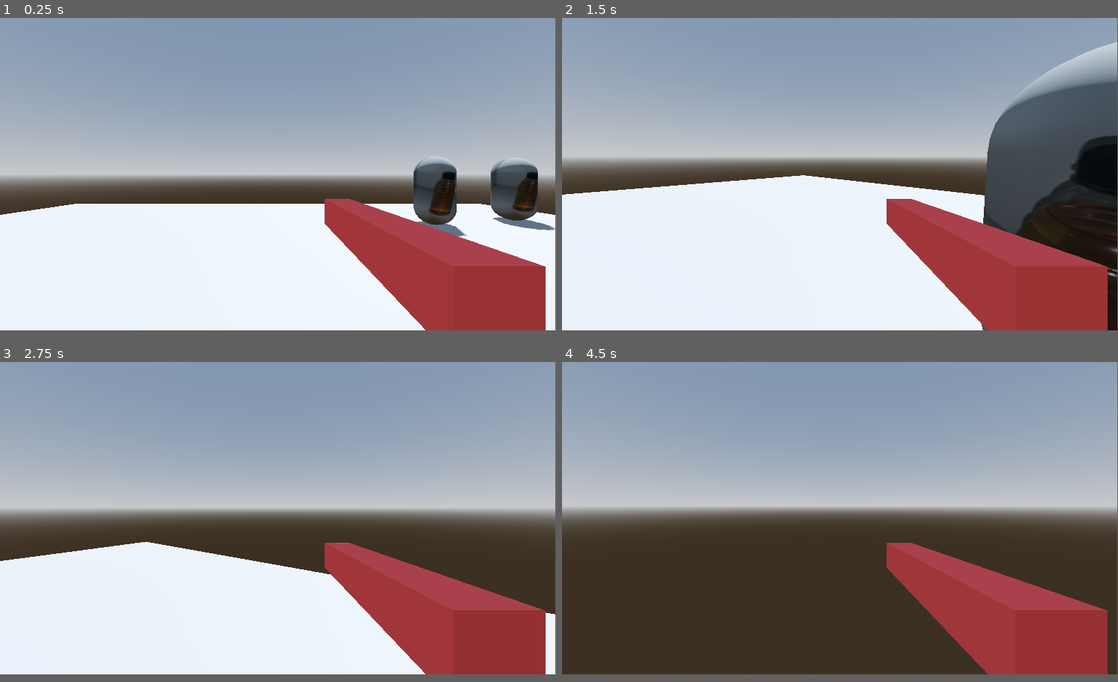
Above: before the commit, frames 1-4 (two rows, left to right).
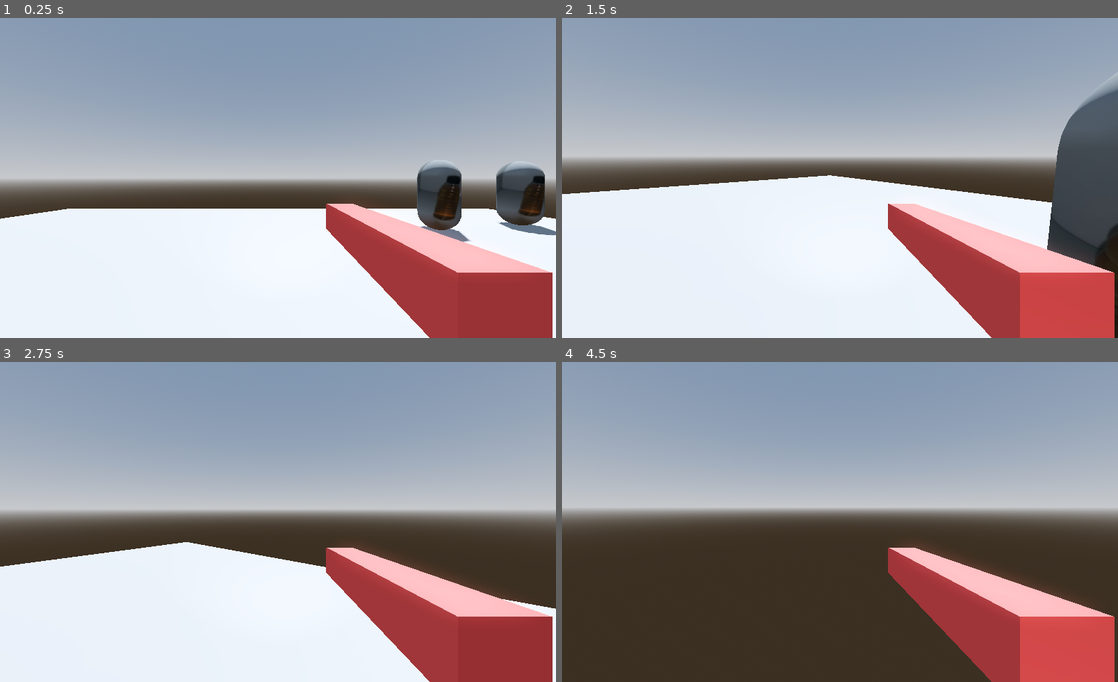
Above: after the commit, the same moments.

Repository: robinbruh/soppan
Game: Godot game, scene res://scene/mvp/mvp.tscn
Same seed, same stepped clock (60 frames per second), same inputs: the game is played once before the commit and once after it. This scene is started directly instead of the project's main scene.
Inputs (mouse positions are in pixels of both pictures, inside the frame that each line leads up to):
- Up to frame 1 (0.25 s): no input
- Up to frame 2 (1.5 s): tap Enter (ui_accept) at 0.5, 0.77 s; move the mouse to (962, 158) at 0.52 s; press the mouse at (962, 158) at 0.53 s; hold D (right) 0.53-1.28 s; move the mouse to (812, 174) at 1.27 s; release the mouse at (812, 174) at 1.28 s; hold W (forward) from 1.28 s (still down); click (812, 174) at 1.35 s
- Up to frame 3 (2.75 s): keep holding W (forward); tap Enter (ui_accept) at 1.52 s; move the mouse to (289, 512) at 2.02 s; press the mouse at (289, 512) at 2.03 s
- Up to frame 4 (4.5 s): keep holding W (forward); move the mouse to (834, 522) at 2.77 s; release the mouse at (834, 522) at 2.78 s; click (834, 522) at 2.85 s; tap Enter (ui_accept) at 3.02, 3.77 s; move the mouse to (878, 522) at 3.52 s; press the mouse at (878, 522) at 3.53 s; move the mouse to (795, 515) at 4.27 s; release the mouse at (795, 515) at 4.28 s; click (795, 515) at 4.35 s
In our replay, the window is 799x449 before the commit and 800x460 after it. These sizes can differ from the game's own. Grey fills any space a smaller window leaves; there, only what the larger window draws over its background counts as a difference.

The runs differ from the first frame. In frame 1, 9.8% of the frame differs, in the area x 0-100%, y 0-100%; in frame 2, 17%; in frame 3, 6.4%; in frame 4, 6.7%.

Commit message:
oliver-zone map

Diff:
--- a/prefabs/mvp/player/player.tscn
+++ b/prefabs/mvp/player/player.tscn
@@ -73,6 +73,7 @@
 script = ExtResource("1_0hm4p")
 
 [node name="MeshInstance3D" type="MeshInstance3D" parent="."]
+visible = false
 mesh = SubResource("CapsuleMesh_kl3de")
 
 [node name="CollisionShape3D" type="CollisionShape3D" parent="."]
@@ -97,5 +98,10 @@
 "": SubResource("AnimationLibrary_goe8l")
 }
 
+[node name="SpotLight3D" type="SpotLight3D" parent="Neck/Camera3D/hand"]
+transform = Transform3D(1, 0, 0, 0, 1, 0, 0, 0, 1, 0, 0, -0.37187)
+spot_range = 18.3875
+spot_angle = 35.1562
+
 [node name="RayCast3D" type="RayCast3D" parent="Neck/Camera3D"]
 target_position = Vector3(0, 0, -200)
--- /dev/null
+++ b/prefabs/tree/tree.tscn
@@ -0,0 +1,6 @@
+[gd_scene load_steps=2 format=3 uid="uid://bnymmn8gyh8vn"]
+
+[ext_resource type="PackedScene" uid="uid://bx61iv6xdvbmi" path="res://assets/models/oliver-zon/tree.glb" id="1_fioi3"]
+
+[node name="tree" instance=ExtResource("1_fioi3")]
+transform = Transform3D(0.5, 0, 0, 0, 0.5, 0, 0, 0, 0.5, 0, 0, 0)
--- a/project.godot
+++ b/project.godot
@@ -14,6 +14,12 @@
 run/main_scene="res://prefabs/mvp/world/ground.tscn"
 config/features=PackedStringArray("4.0", "Forward Plus")
 config/icon="res://icon.svg"
+
+[display]
+
+window/size/viewport_width=1334
+window/size/viewport_height=768
+window/stretch/mode="viewport"
 
 [input]
 
@@ -47,3 +53,7 @@
 "events": [Object(InputEventKey,"resource_local_to_scene":false,"resource_name":"","device":-1,"window_id":0,"alt_pressed":false,"shift_pressed":false,"ctrl_pressed":false,"meta_pressed":false,"pressed":false,"keycode":0,"physical_keycode":82,"key_label":0,"unicode":114,"echo":false,"script":null)
 ]
 }
+
+[rendering]
+
+renderer/rendering_method="gl_compatibility"
--- /dev/null
+++ b/scene/oliver-zon/oliver_zon.tscn
@@ -0,0 +1,77 @@
+[gd_scene load_steps=8 format=3 uid="uid://qx5y5ktr60hx"]
+
+[ext_resource type="PackedScene" uid="uid://ccbg5nkhk2wta" path="res://assets/models/oliver-zon/oliver-zon.glb" id="1_s17rd"]
+[ext_resource type="PackedScene" uid="uid://cgitq5peeas3c" path="res://prefabs/mvp/player/player.tscn" id="2_qvwdj"]
+[ext_resource type="PackedScene" uid="uid://bnymmn8gyh8vn" path="res://prefabs/tree/tree.tscn" id="3_ianrp"]
+[ext_resource type="PackedScene" path="res://assets/models/oliver-zon/rock.glb" id="4_6h5u3"]
+
+[sub_resource type="ProceduralSkyMaterial" id="ProceduralSkyMaterial_1nyif"]
+sky_top_color = Color(0, 0, 0, 1)
+sky_horizon_color = Color(0.5, 0.5, 0.5, 1)
+ground_bottom_color = Color(0, 0, 0, 1)
+ground_horizon_color = Color(0.5, 0.5, 0.5, 1)
+
+[sub_resource type="Sky" id="Sky_wwtnt"]
+sky_material = SubResource("ProceduralSkyMaterial_1nyif")
+
+[sub_resource type="Environment" id="Environment_7eyr0"]
+background_mode = 2
+sky = SubResource("Sky_wwtnt")
+
+[node name="world" type="Node3D"]
+
+[node name="WorldEnvironment" type="WorldEnvironment" parent="."]
+environment = SubResource("Environment_7eyr0")
+
+[node name="Player" parent="." instance=ExtResource("2_qvwdj")]
+transform = Transform3D(1, 0, 0, 0, 1, 0, 0, 0, 1, -40.2535, -1.77715, 45.6645)
+
+[node name="oliver-zon (ground model)" parent="." instance=ExtResource("1_s17rd")]
+
+[node name="tree" parent="oliver-zon (ground model)" instance=ExtResource("3_ianrp")]
+transform = Transform3D(0.5, 0, 0, 0, 0.5, 0, 0, 0, 0.5, -37.5036, 3.45052, 25.9986)
+
+[node name="tree2" parent="oliver-zon (ground model)" instance=ExtResource("3_ianrp")]
+transform = Transform3D(0.32743, 0, 0.377875, 0, 0.5, 0, -0.377875, 0, 0.32743, -29.3113, 3.24444, 30.9201)
+
+[node name="tree3" parent="oliver-zon (ground model)" instance=ExtResource("3_ianrp")]
+transform = Transform3D(0.405603, 0, 0.29238, 0, 0.5, 0, -0.29238, 0, 0.405603, -21.2364, 3.26116, 33.1904)
+
+[node name="tree4" parent="oliver-zon (ground model)" instance=ExtResource("3_ianrp")]
+transform = Transform3D(0.163625, 0, -0.472469, 0, 0.5, 0, 0.472469, 0, 0.163625, -25.2297, 2.49322, 33.7503)
+
+[node name="rock" parent="oliver-zon (ground model)" instance=ExtResource("4_6h5u3")]
+transform = Transform3D(1, 0, 0, 0, 1, 0, 0, 0, 1, -14.7091, -0.428283, 27.5684)
+
+[node name="rock2" parent="oliver-zon (ground model)" instance=ExtResource("4_6h5u3")]
+transform = Transform3D(2.00009, 0, 1.08076, 0, 1.75215, 0, -1.45326, 0, 1.48743, -16.4592, -0.813676, 28.2747)
+
+[node name="tree5" parent="oliver-zon (ground model)" instance=ExtResource("3_ianrp")]
+transform = Transform3D(0.5, 0, 0, 0, 0.5, 0, 0, 0, 0.5, 32.1173, 3.40127, 39.3328)
+
+[node name="tree6" parent="oliver-zon (ground model)" instance=ExtResource("3_ianrp")]
+transform = Transform3D(0.415788, 0, -0.277705, 0, 0.5, 0, 0.277705, 0, 0.415788, 32.9796, 2.84817, 33.1009)
+
+[node name="tree7" parent="oliver-zon (ground model)" instance=ExtResource("3_ianrp")]
+transform = Transform3D(0.340801, 0, 0.365861, 0, 0.5, 0, -0.365861, 0, 0.340801, 30.1851, 2.79855, 39.8056)
+
+[node name="rock3" parent="oliver-zon (ground model)" instance=ExtResource("4_6h5u3")]
+transform = Transform3D(0.605774, 0.00700104, 0.795606, -0.0125541, 0.999921, 0.000759744, -0.795538, -0.0104484, 0.605814, 13.822, -2.11395, 28.2162)
+
+[node name="tree8" parent="oliver-zon (ground model)" instance=ExtResource("3_ianrp")]
+transform = Transform3D(0.5, 0, 0, 0, 0.5, 0, 0, 0, 0.5, -39.5923, 5.96087, 9.73677)
+
+[node name="tree9" parent="oliver-zon (ground model)" instance=ExtResource("3_ianrp")]
+transform = Transform3D(0.5, 0, 0, 0, 0.5, 0, 0, 0, 0.5, -1.72797, 6.54032, -38.92)
+
+[node name="tree10" parent="oliver-zon (ground model)" instance=ExtResource("3_ianrp")]
+transform = Transform3D(-0.276848, 0, 0.416359, 0, 0.5, 0, -0.416359, 0, -0.276848, 5.05797, 6.40234, -35.7776)
+
+[node name="rock4" parent="oliver-zon (ground model)" instance=ExtResource("4_6h5u3")]
+transform = Transform3D(1, 0, 0, 0, 1, 0, 0, 0, 1, 7.78424, 1.17562, -29.8948)
+
+[node name="tree11" parent="oliver-zon (ground model)" instance=ExtResource("3_ianrp")]
+transform = Transform3D(0.5, 0, 0, 0, 0.5, 0, 0, 0, 0.5, 7.66999, 5.73533, -41.2946)
+
+[node name="rock" parent="." instance=ExtResource("4_6h5u3")]
+transform = Transform3D(5.51552, 0, 0, 0, 3.91441, 0, 0, 0, 4.79096, -28.3589, -2.35778, 17.6988)
Binary file added: assets/models/oliver-zon/oliver-zon.glb
Not shown, added: assets/models/oliver-zon/oliver-zon.glb.import
Binary file added: assets/models/oliver-zon/oliver-zon_worldsheet.png
Not shown, added: assets/models/oliver-zon/oliver-zon_worldsheet.png.import
Binary file added: assets/models/oliver-zon/rock.glb
Not shown, added: assets/models/oliver-zon/rock.glb.import
Binary file added: assets/models/oliver-zon/rock_rock (2).png
Not shown, added: assets/models/oliver-zon/rock_rock (2).png.import
Binary file added: assets/models/oliver-zon/tree.glb
Not shown, added: assets/models/oliver-zon/tree.glb.import
Binary file added: assets/models/oliver-zon/tree_tree.png
Not shown, added: assets/models/oliver-zon/tree_tree.png.import
